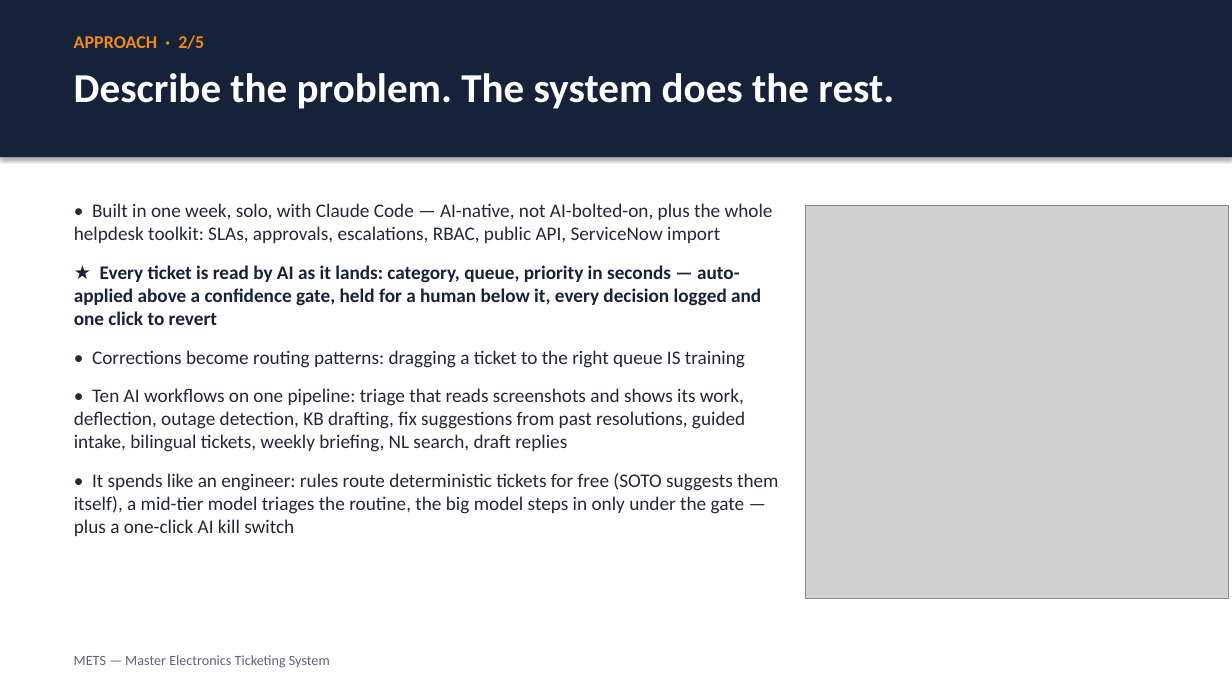
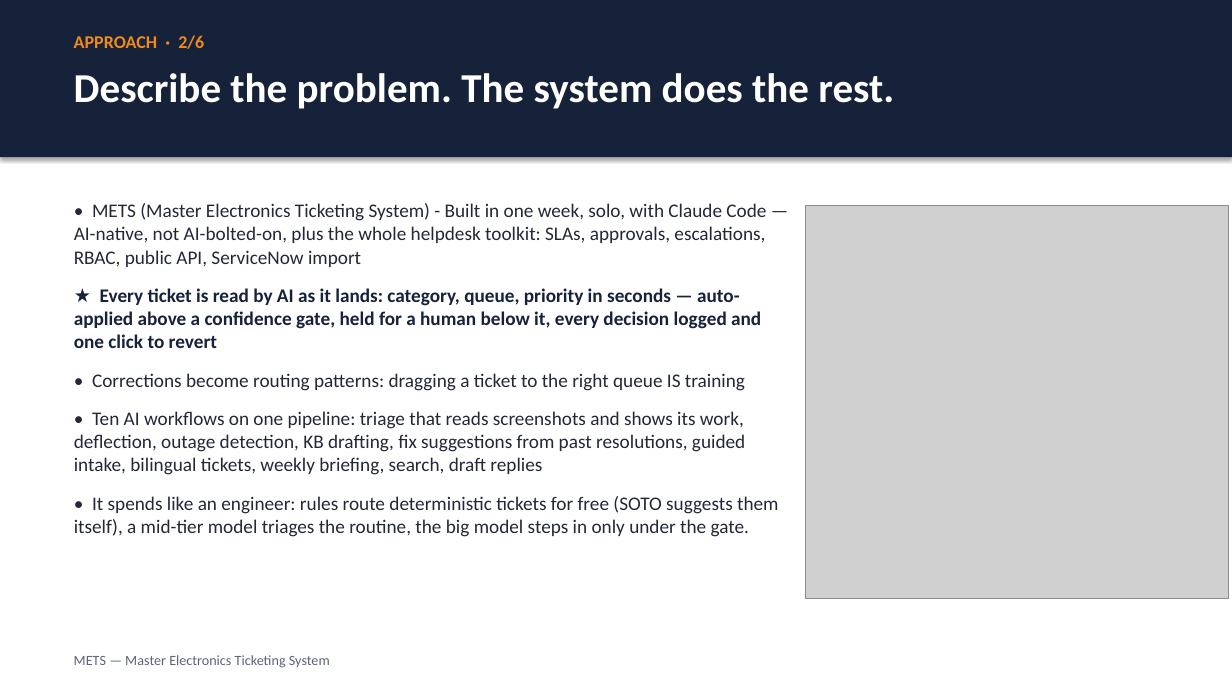
Before and after one commit to justin-rh/mets, a slide deck: slide 2 of docs/DECK.pptx. Drawn at 1232x693 pixels with LibreOffice and Linux fonts; fonts in the diff are those of the drawing; grey boxes stand for pictures. Boxes give left, top, right and bottom in pixels: in the first picture for what was removed or moved away, otherwise in the second. Text is boxed around its words. In the diff, an @@ line names an element or a change of style, - is before the commit and + after.

```diff
--- a/docs/DECK.pptx
+++ b/docs/DECK.pptx
@@ text at (74, 35, 204, 49): text changed @@
-APPROACH · 2/5
+APPROACH · 2/6
@@ text at (74, 203, 766, 267): text changed @@
-• Built in one week, solo, with Claude Code — AI-native, not AI-bolted-on, plus the whole helpdesk toolkit: SLAs, approvals, escalations, RBAC, public API, ServiceNow import
+• METS (Master Electronics Ticketing System) - Built in one week, solo, with Claude Code — AI-native, not AI-bolted-on, plus the whole helpdesk toolkit: SLAs, approvals, escalations, RBAC, public API, ServiceNow import
@@ text at (74, 411, 778, 537): text changed @@
-• Ten AI workflows on one pipeline: triage that reads screenshots and shows its work, deflection, outage detection, KB drafting, fix suggestions from past resolutions, guided intake, bilingual tickets, weekly briefing, NL search, draft replies
-• It spends like an engineer: rules route deterministic tickets for free (SOTO suggests them itself), a mid-tier model triages the routine, the big model steps in only under the gate — plus a one-click AI kill switch
+• Ten AI workflows on one pipeline: triage that reads screenshots and shows its work, deflection, outage detection, KB drafting, fix suggestions from past resolutions, guided intake, bilingual tickets, weekly briefing, search, draft replies
+• It spends like an engineer: rules route deterministic tickets for free (SOTO suggests them itself), a mid-tier model triages the routine, the big model steps in only under the gate.
```
Also in this commit, not shown: 4 other slides changed, 1 slide added, 1 other file.
